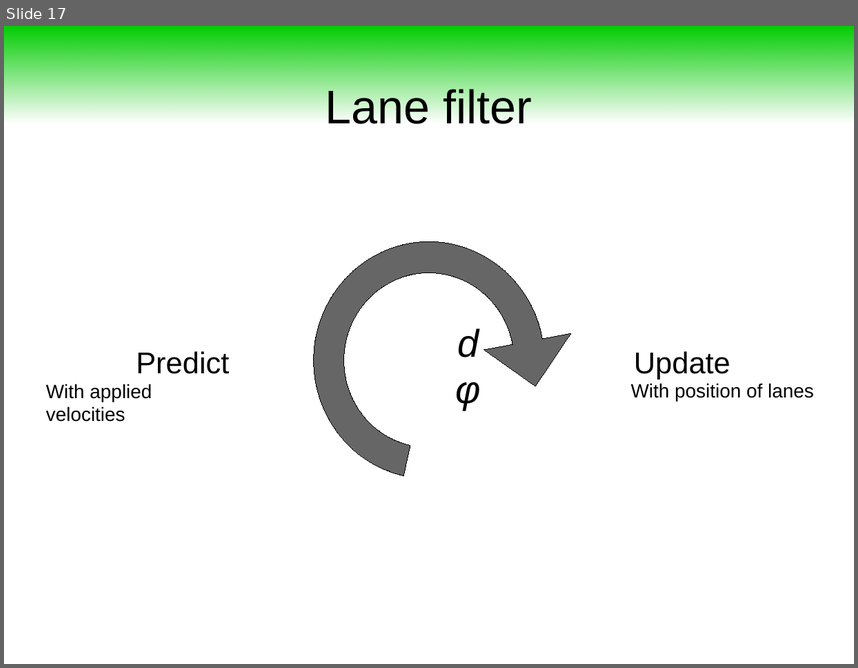
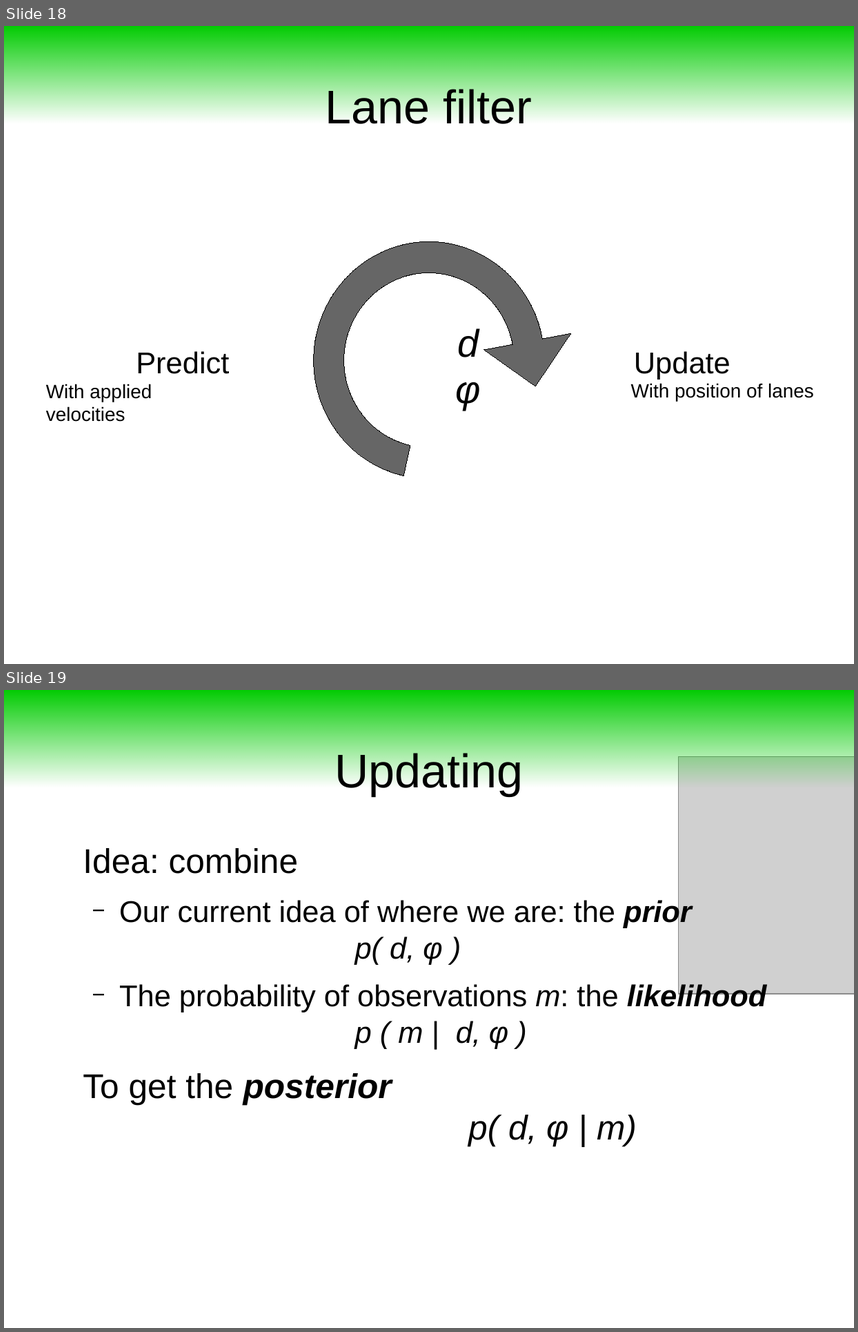
Before and after one commit to maivincent/MISE_presentations, a slide deck: step2_3_Lane_filter.odp. Shown one above the other, each under a label of ours: slide 17 before the commit, slides 18 and 19 after it. The pictures are 858x668 and 858x1332 pixels, drawn with LibreOffice and Linux fonts; fonts in the diff are those of the drawing; grey boxes stand for pictures. Boxes give left, top, right and bottom in pixels: in the first picture for what was removed or moved away, otherwise in the second. Text is boxed around its words. In the diff, an @@ line names an element or a change of style, - is before the commit and + after.

```diff
--- a/step2_3_Lane_filter.odp
+++ b/step2_3_Lane_filter.odp
@@ slide 19 added at box(4, 690, 854, 1328), background #FFFFFF @@
@@ rectangle added at box(4, 690, 854, 787), fill gradient #00CC00 @@
@@ title added at box(335, 753, 523, 796), 44 pt, text #000000 @@
+Updating
@@ picture added at box(679, 757, 854, 994) @@
@@ text added at box(83, 848, 766, 1145), 28 pt, text #000000 @@
+Idea: combine
+  − Our current idea of where we are: the prior
+    p( d, φ )
+  − The probability of observations m: the likelihood
+    p ( m | d, φ )
+To get the posterior
+p( d, φ | m)
@@ what was slide 17 is now slide 18 @@
```
Also in this commit, not shown: 1 slide changed, 3 other slides added, 1 slide removed, 1 other file.
